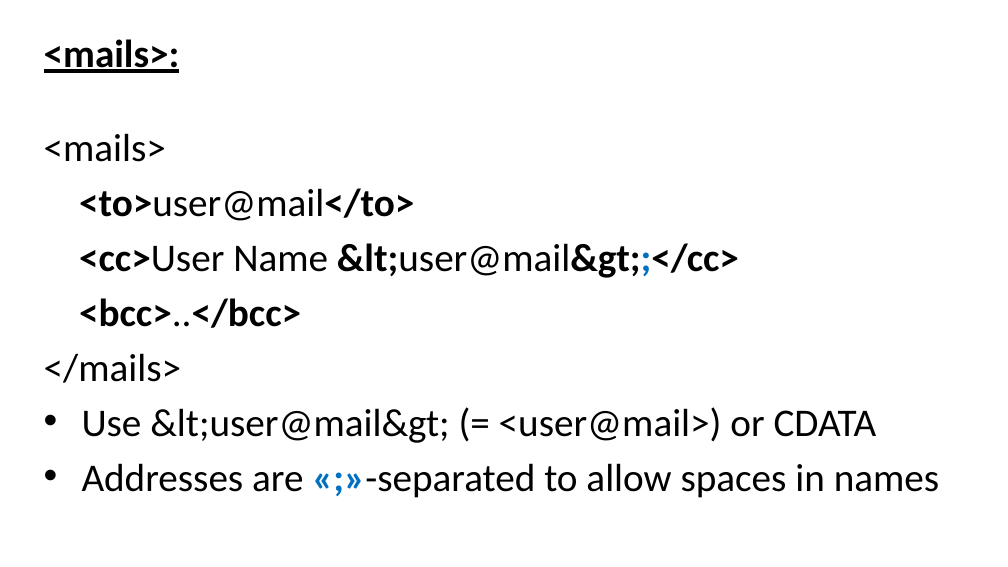
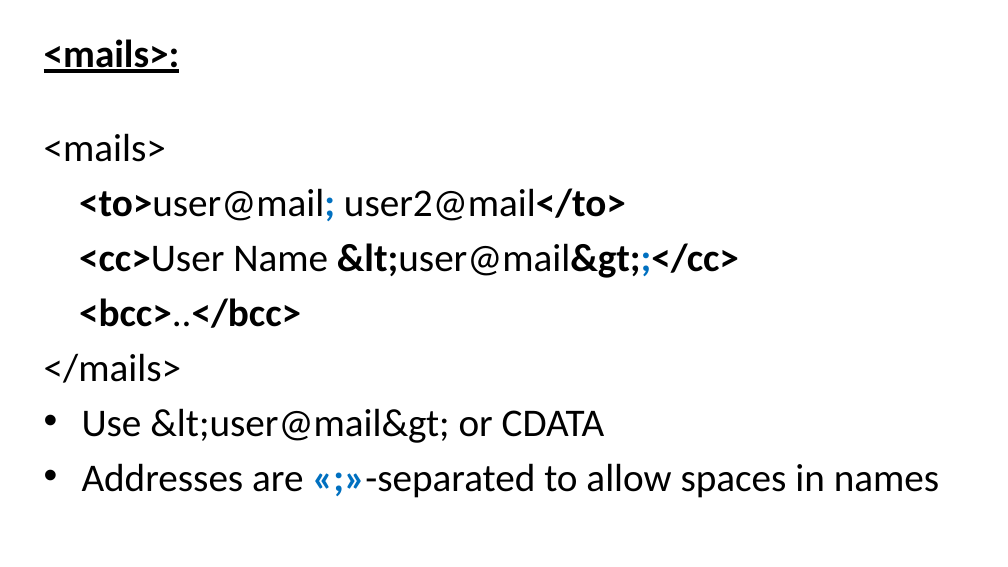
Before and after one commit to evgeny-goldin/maven-plugins, a slide deck: slide 81 of maven-plugins.pptx. Drawn at 1008x567 pixels with LibreOffice and Linux fonts; fonts in the diff are those of the drawing; background and template pictures are left out. Boxes give left, top, right and bottom in pixels: in the first picture for what was removed or moved away, otherwise in the second. Text is boxed around its words. In the diff, an @@ line names an element or a change of style, - is before the commit and + after.

```diff
--- a/maven-plugins.pptx
+++ b/maven-plugins.pptx
@@ text at (x1=79, y1=188, x2=626, y2=221): text changed; bold off @@
-<to>user@mail</to>
+<to>user@mail; user2@mail</to>
@@ text at (x1=82, y1=408, x2=605, y2=443): text changed @@
-• Use &lt;user@mail&gt; (= <user@mail>) or CDATA
+• Use &lt;user@mail&gt; or CDATA
```
Also in this commit, not shown: 28 other slides changed.
